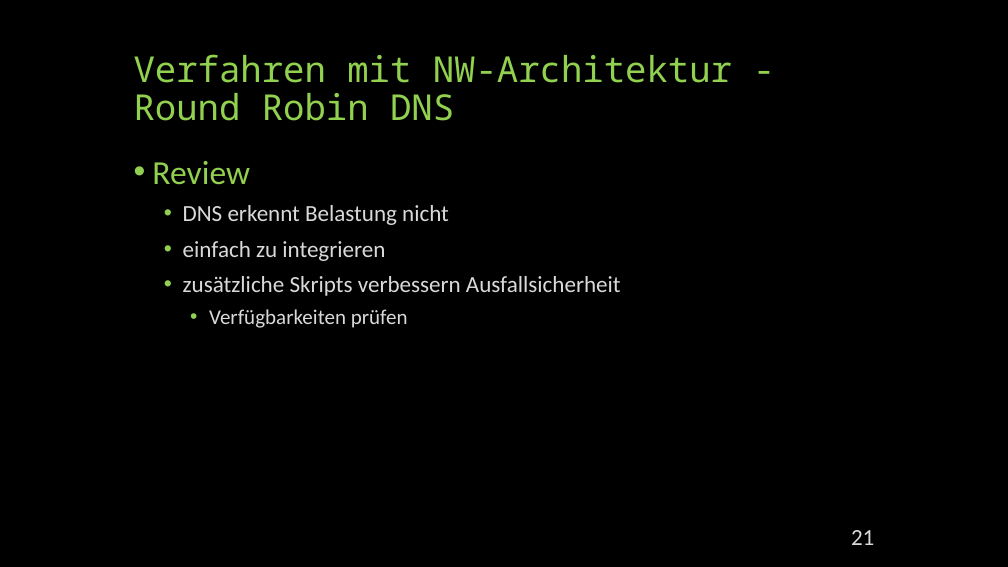
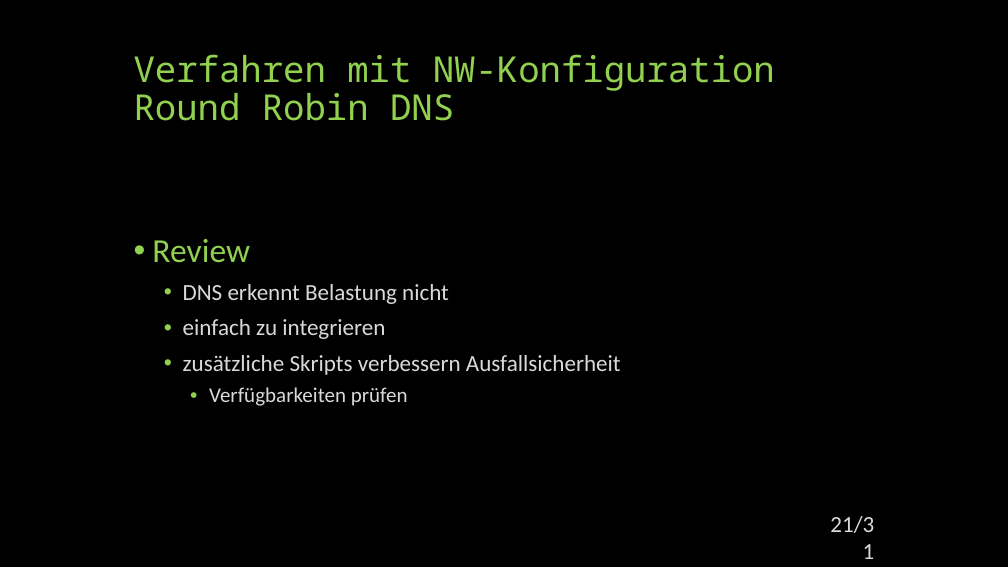
Before and after one commit to mseidl-tgm/1stRow4BHIT, a slide deck: slide 21 of DEZSYS/DEZSYS_LoadBalancing_Präsentation/Load Balancing.pptx. Drawn at 1008x567 pixels with LibreOffice and Linux fonts; fonts in the diff are those of the drawing. Boxes give left, top, right and bottom in pixels: in the first picture for what was removed or moved away, otherwise in the second. Text is boxed around its words. In the diff, an @@ line names an element or a change of style, - is before the commit and + after.

```diff
--- a/DEZSYS/DEZSYS_LoadBalancing_Präsentation/Load Balancing.pptx
+++ b/DEZSYS/DEZSYS_LoadBalancing_Präsentation/Load Balancing.pptx
@@ title at [134, 54, 775, 121]: text changed @@
-Verfahren mit NW-Architektur -
-Round Robin DNS
+Verfahren mit NW-Konfiguration
+Round Robin DNS
@@ text "Review": place and size @@
-text "Review" at [152, 161, 621, 328]
+text "Review" at [152, 239, 621, 406]
@@ text at [830, 516, 874, 533]: text changed @@
-21
+21/31
```
Also in this commit, not shown: 21 other slides changed, 10 other files.
